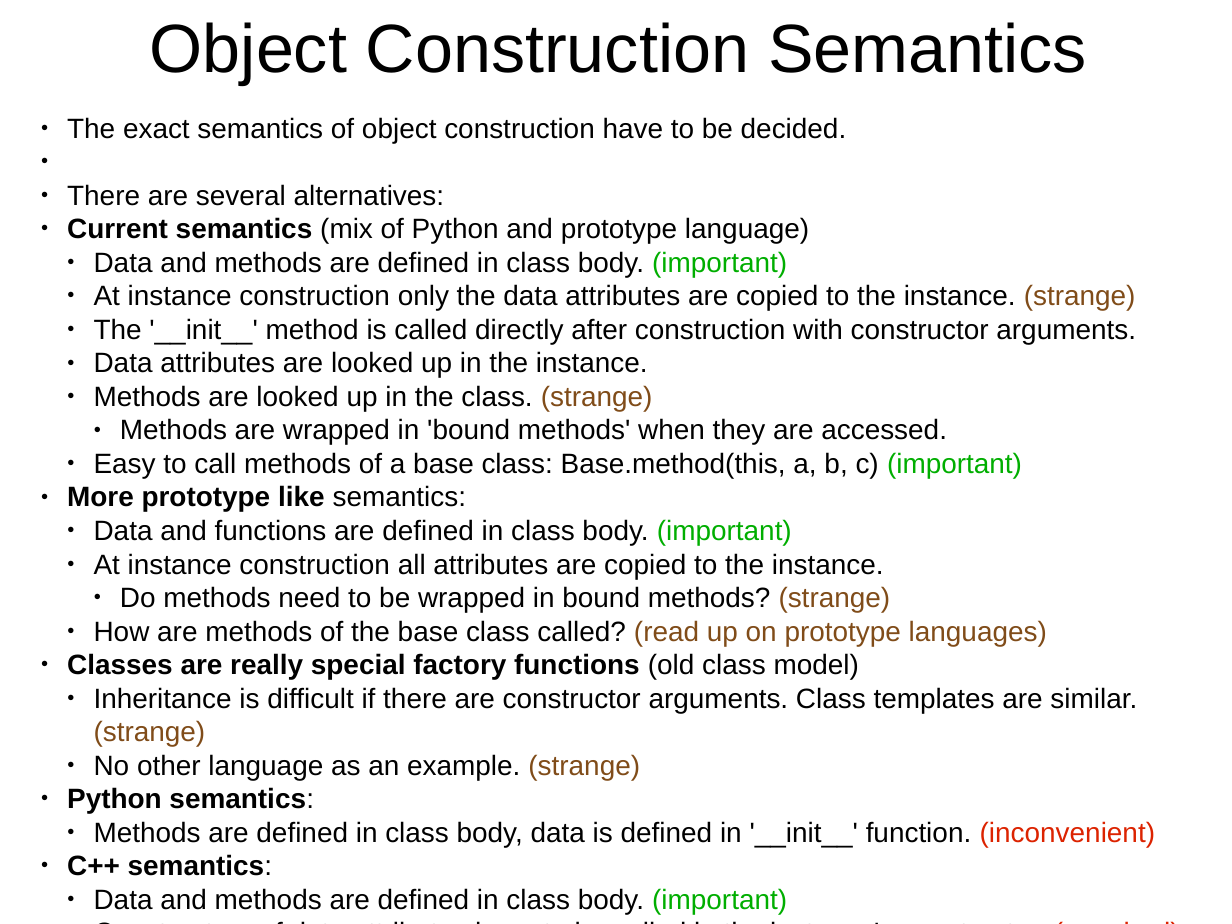
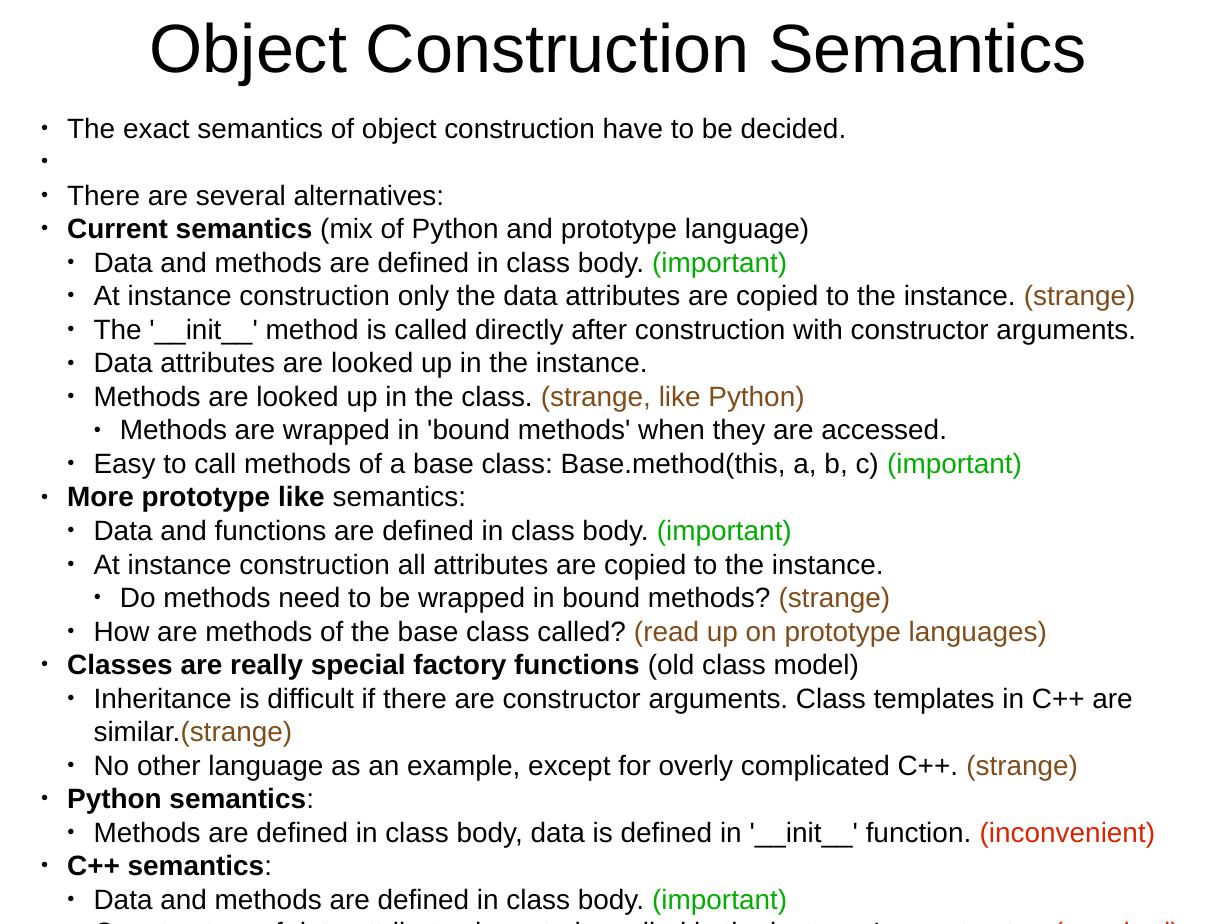
Before and after one commit to eike-welk/freeode, a slide deck: slide 4 of freeode_py/SIML Compiler Outline.odp. Drawn at 1232x924 pixels with LibreOffice and Linux fonts; fonts in the diff are those of the drawing. Boxes give left, top, right and bottom in pixels: in the first picture for what was removed or moved away, otherwise in the second. Text is boxed around its words. In the diff, an @@ line names an element or a change of style, - is before the commit and + after.

```diff
--- a/freeode_py/SIML Compiler Outline.odp
+++ b/freeode_py/SIML Compiler Outline.odp
@@ text at box(94, 385, 804, 411): text changed @@
-  ● Methods are looked up in the class. (strange)
+  ● Methods are looked up in the class. (strange, like Python)
@@ text at box(94, 687, 1132, 780): text changed @@
-  ● Inheritance is difficult if there are constructor arguments. Class templates are similar.(strange)
-  ● No other language as an example. (strange)
+  ● Inheritance is difficult if there are constructor arguments. Class templates in C++ are similar.(strange)
+  ● No other language as an example, except for overly complicated C++. (strange)
```
Also in this commit, not shown: 5 other slides changed, 3 slides added, 2 slides removed, 1 other file.
